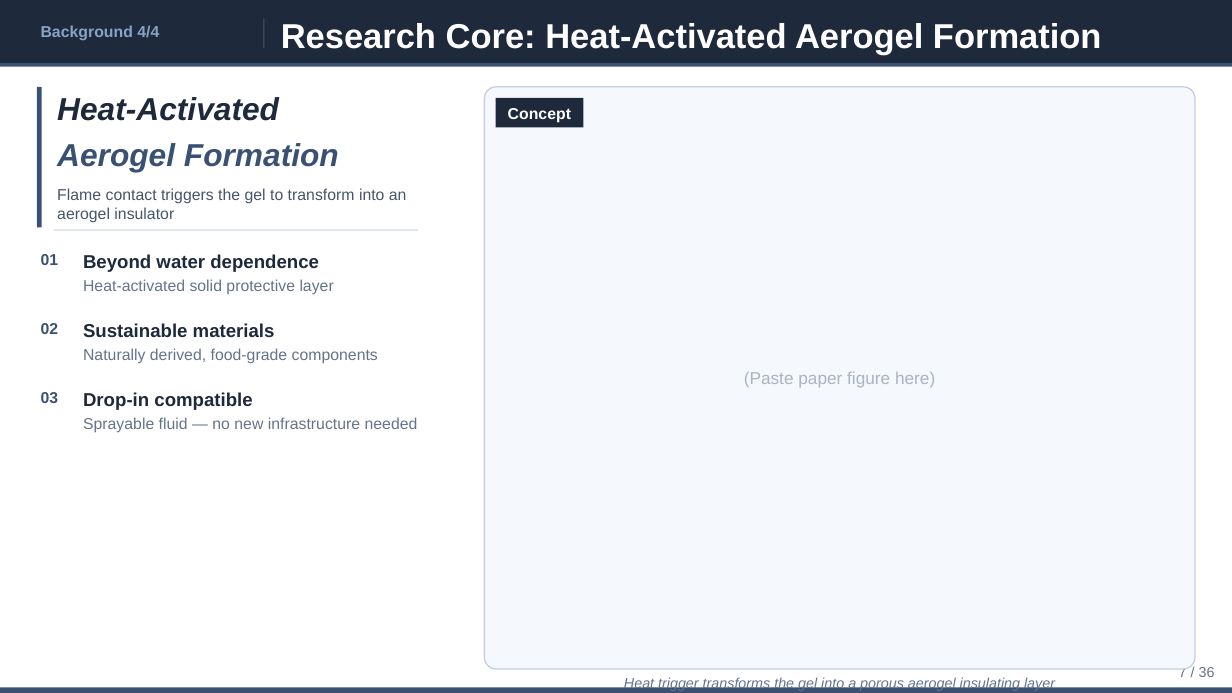
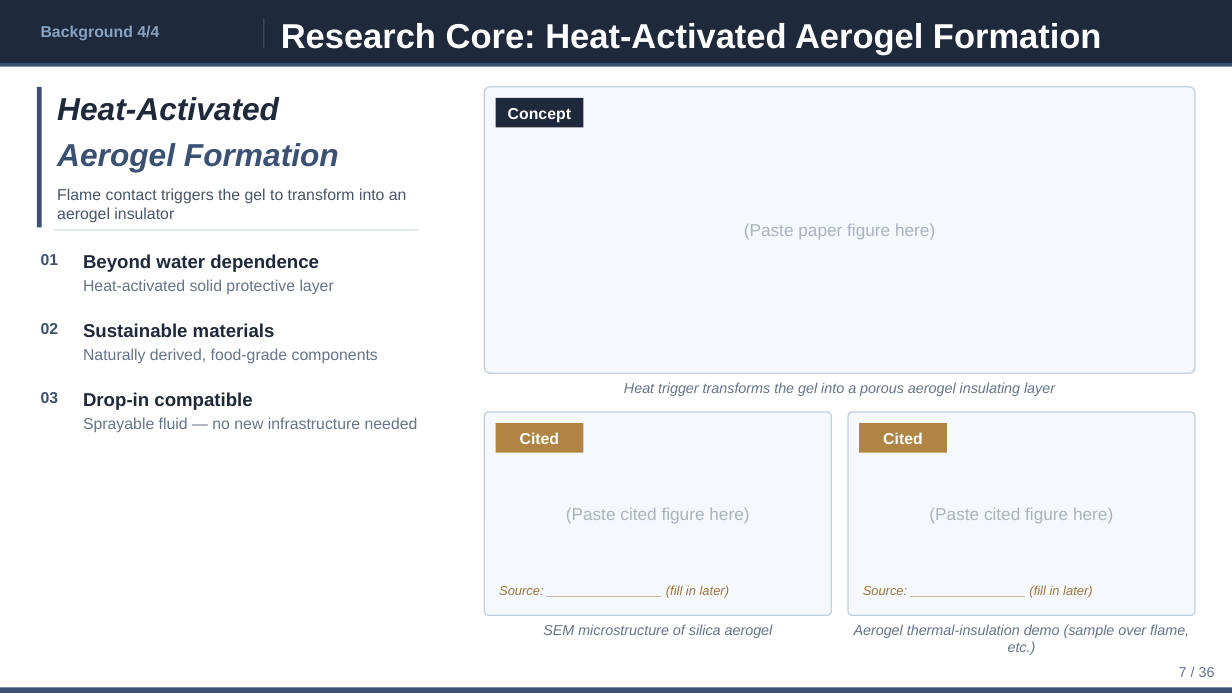
Before and after one commit to ytaisei0525-design/my-first-claude, a slide deck: slide 7 of slides_en.pptx. Drawn at 1232x693 pixels with LibreOffice and Linux fonts; fonts in the diff are those of the drawing. Boxes give left, top, right and bottom in pixels: in the first picture for what was removed or moved away, otherwise in the second. Text is boxed around its words. In the diff, an @@ line names an element or a change of style, - is before the commit and + after.

```diff
--- a/slides_en.pptx
+++ b/slides_en.pptx
@@ text "(Paste paper figure here)": place and size @@
-text "(Paste paper figure here)" at box(744, 372, 935, 388)
+text "(Paste paper figure here)" at box(744, 224, 935, 240)
@@ rounded rectangle: place and size @@
-rounded rectangle at box(484, 87, 1195, 669)
+rounded rectangle at box(484, 87, 1195, 373)
@@ text "Heat trigger transforms the gel ...": place and size @@
-text "Heat trigger transforms the gel ..." at box(624, 677, 1055, 692)
+text "Heat trigger transforms the gel ..." at box(624, 382, 1055, 396)
@@ rounded rectangle added at box(484, 412, 832, 616), fill #F5F8FC, outline #C0D0E0 1 pt @@
@@ rounded rectangle added at box(848, 412, 1196, 616), fill #F5F8FC, outline #C0D0E0 1 pt @@
@@ rectangle added at box(495, 423, 583, 453), fill #B08442 @@
@@ text added at box(520, 432, 560, 444), 12.3 pt, text #FFFFFF, bold @@
+Cited
@@ rectangle added at box(860, 423, 947, 453), fill #B08442 @@
@@ text added at box(883, 432, 923, 444), 12.3 pt, text #FFFFFF, bold @@
+Cited
@@ text added at box(566, 508, 749, 524), 13.4 pt, text #AAB4C0 @@
+(Paste cited figure here)
@@ text added at box(929, 508, 1113, 524), 13.4 pt, text #AAB4C0 @@
+(Paste cited figure here)
@@ text added at box(499, 585, 729, 597), 10.1 pt, text #9F7639, italic @@
+Source: ________________ (fill in later)
@@ text added at box(863, 585, 1092, 597), 10.1 pt, text #9F7639, italic @@
+Source: ________________ (fill in later)
@@ text added at box(543, 624, 773, 638), 11.2 pt, text #64748B, italic @@
+SEM microstructure of silica aerogel
@@ text added at box(854, 624, 1189, 655), 11.2 pt, text #64748B, italic @@
+Aerogel thermal-insulation demo (sample over flame, etc.)
```
Also in this commit, not shown: 5 other slides changed, 3 other files.
